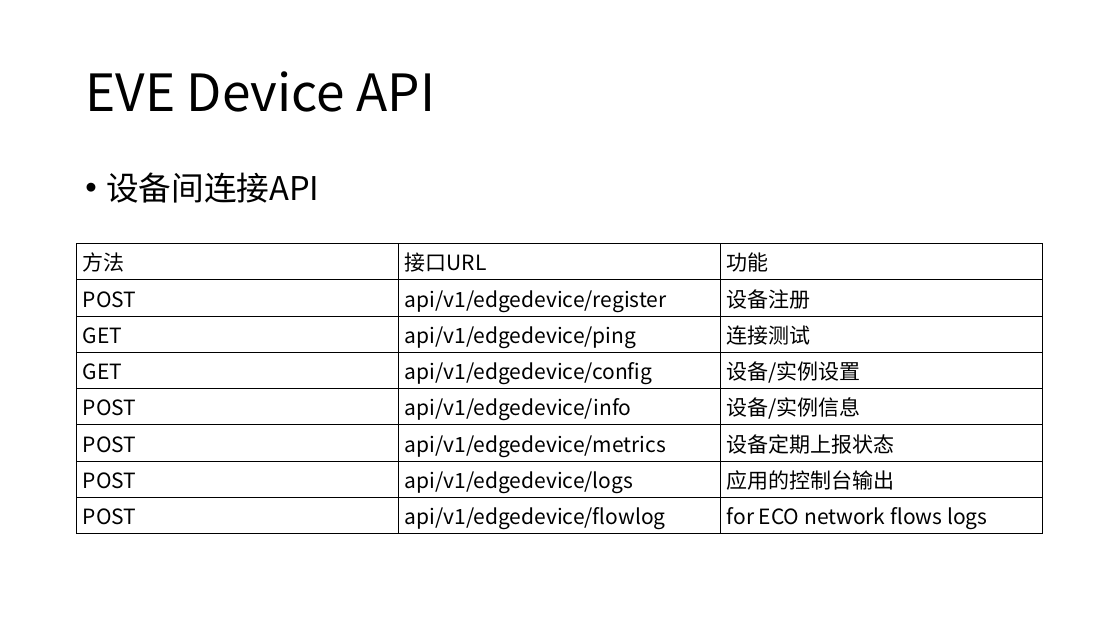
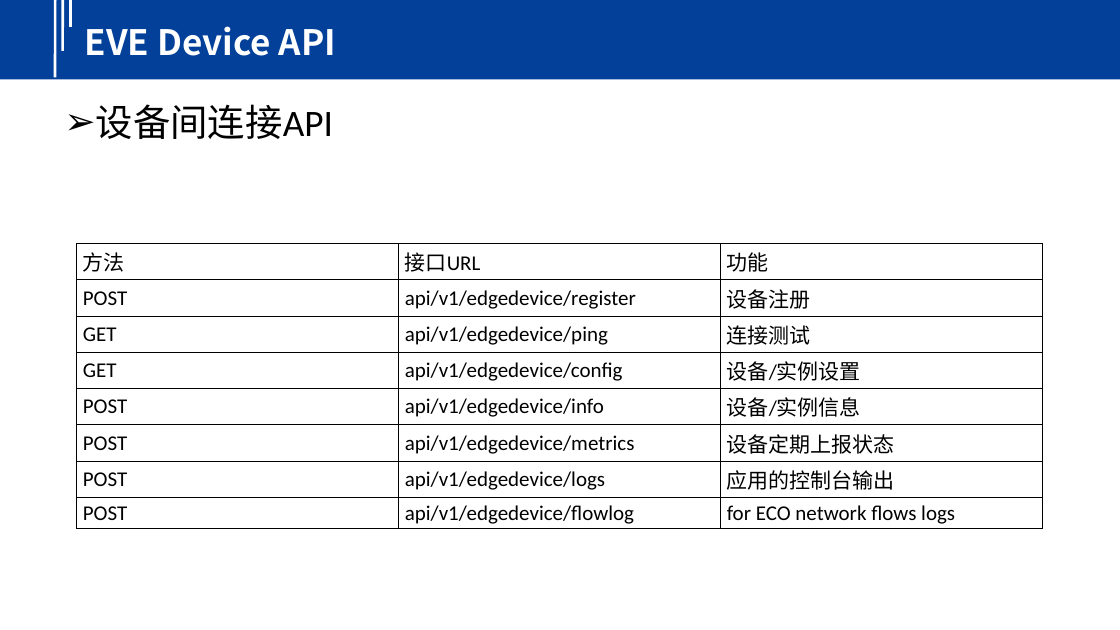
Before and after one commit to yindaheng98/Notebook, a slide deck: slide 13 of 学习笔记/边缘计算/EVE.pptx. Drawn at 1120x630 pixels with LibreOffice and Linux fonts; fonts in the diff are those of the drawing. Boxes give left, top, right and bottom in pixels: in the first picture for what was removed or moved away, otherwise in the second. Text is boxed around its words. In the diff, an @@ line names an element or a change of style, - is before the commit and + after.

```diff
--- a/学习笔记/边缘计算/EVE.pptx
+++ b/学习笔记/边缘计算/EVE.pptx
@@ group added at (0,0,1120,79): 3 lines, 1 rectangle @@
@@ title "EVE Device API": place and size @@
-title "EVE Device API" at (85,71,436,112)
+title "EVE Device API" at (85,26,336,56)
@@ title "EVE Device API" at (85,26,336,56): size 44 to 30 pt, text colour #000000 to #FFFFFF, bold on; line spacing 0.9 to 1 @@
@@ text "设备间连接API": place and size @@
-text "设备间连接API" at (106,172,319,203)
+text "设备间连接API" at (96,104,333,139)
@@ text "设备间连接API" at (96,104,333,139): size 28 to 32 pt, font Noto Sans CJK SC to Calibri; bullet • to ➢; line spacing 0.9 to 1; less space between paragraphs @@
@@ table at (77,244,1043,528) @@
@@ font Noto Sans CJK SC to Calibri @@
```
Also in this commit, not shown: 14 other slides changed, 2 slides added, 2 slides removed, 6 other files.
